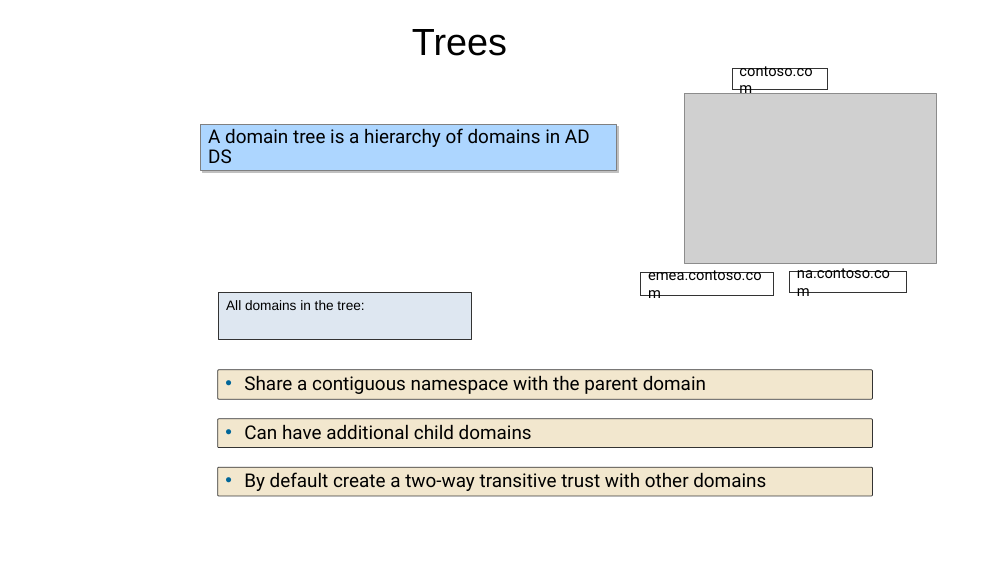
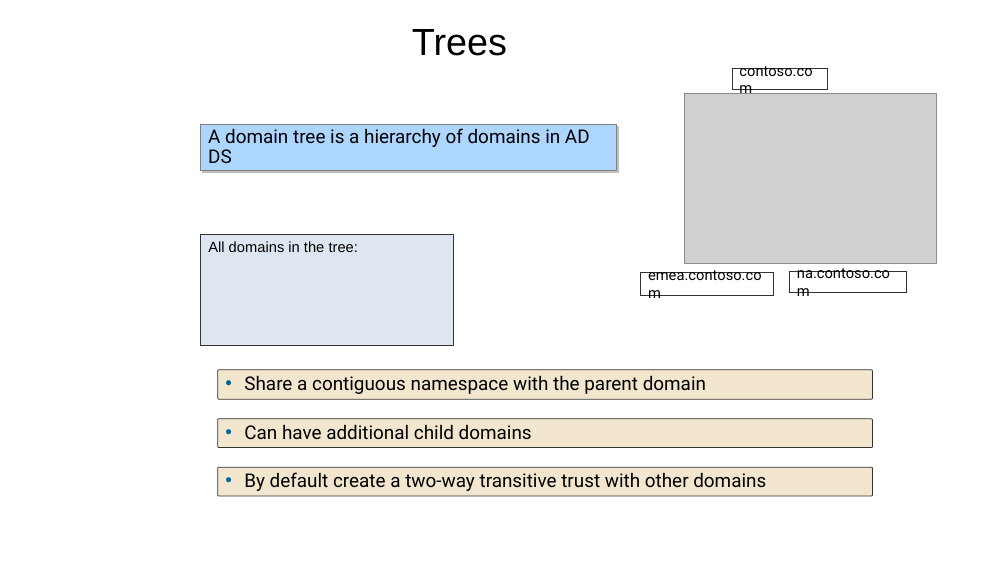
Before and after one commit to dhaval9911/dotfiles, a slide deck: slide 17 of programs/avinash.pptx (slide 19 before the commit). Drawn at 1008x567 pixels with LibreOffice and Linux fonts; fonts in the diff are those of the drawing; grey boxes stand for pictures; background and template pictures are left out. Boxes give left, top, right and bottom in pixels: in the first picture for what was removed or moved away, otherwise in the second. Text is boxed around its words. In the diff, an @@ line names an element or a change of style, - is before the commit and + after.

```diff
--- a/programs/avinash.pptx
+++ b/programs/avinash.pptx
@@ text "All domains in the tree:" resized from (x1=219, y1=293, x2=472, y2=339) to (x1=201, y1=234, x2=454, y2=346) @@
@@ text "All domains in the tree:" at (x1=201, y1=234, x2=454, y2=346): size 12.9 to 14 pt @@
```
Also in this commit, not shown: 8 other slides changed, 4 slides removed, 1 other file.
